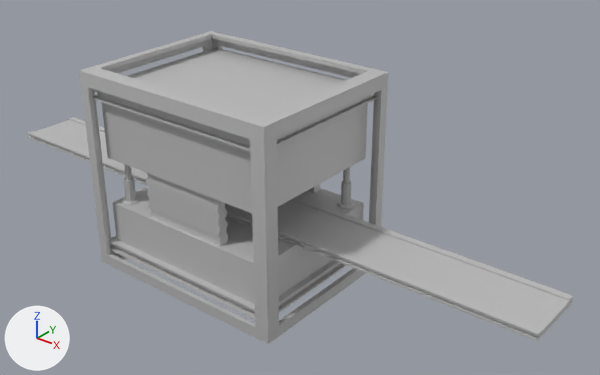
One commit to the FBX model AdamURP/Assets/01 Mesh/enviro/engine2.fbx: the scene before it, then after it.
Camera for both pictures: a camera (50 mm lens) standing at (10.79, -11.7, 9.58) and looking at (0.94, 0.62, 1.95). Lighting does not change. The marker at lower left points along +X, +Y and +Z. Where no turn or scale is listed for an object, it has been applied to the vertices.

The first picture shows 'machine_5'.
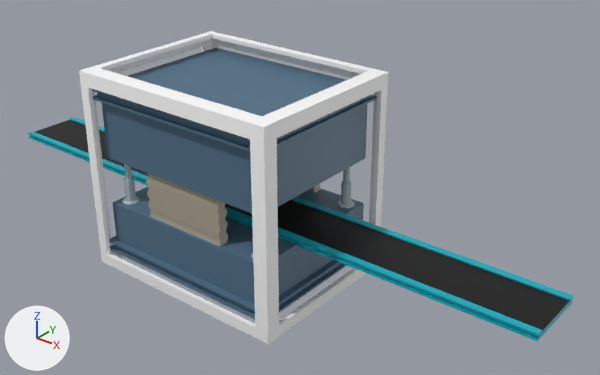
The newer file is also rescaled (x3.473), turned or shifted as a whole; pictures and numbers use the older file's frame.

What differs and where, as boxes (x1, y1, x2, y2) in the pictures (600 x 375 px):
part 1 of me_mesh, recoloured (grey to white): (79, 31, 386, 344) in both
part 2 of me_mesh, recoloured: (250, 71, 388, 344) in both
part 3 of me_mesh, recoloured (grey to blue): (128, 48, 377, 312) in both
part 4 of me_mesh, recoloured (grey to blue): (92, 89, 255, 320) in both
part 5 of me_mesh, recoloured: (146, 173, 228, 246) in both
part 6 of me_mesh, recoloured: (307, 184, 320, 193) in both
part 7 of me_mesh, recoloured: (122, 164, 140, 205) in both
part 8 of me_mesh, recoloured: (337, 167, 355, 209) in both
part 9 of me_mesh, recoloured (grey to cyan): (28, 117, 573, 341) in both
part 10 of me_mesh, recoloured (grey to black): (35, 120, 569, 331) in both

The change, as a list of edits to the scene's bpy script:
```text
Add mat_tour_modern:
    mat_tour_modern = principled_material('tour_modern')
    mat_tour_modern.base_color = (1.0, 1.0, 1.0)  # white #ffffff
Add mat_bleu_canard:
    mat_bleu_canard = principled_material('bleu_canard')
    mat_bleu_canard.base_color = (0.0793, 0.159, 0.238)  # blue #506f86
Add mat_fond:
    mat_fond = principled_material('fond')
    mat_fond.base_color = (0.0, 0.404, 0.5)  # cyan #00aabc
Add mat_blanc_bleu:
    mat_blanc_bleu = principled_material('blanc_bleu')
    mat_blanc_bleu.base_color = (0.437, 0.524, 0.563)  # light grey #b1bfc6
Add mat_cable3:
    mat_cable3 = principled_material('cable3')
    mat_cable3.base_color = (0.0, 0.0, 0.0)  # black #000000
Add mat_marron_fade:
    mat_marron_fade = principled_material('marron_fade')
    mat_marron_fade.base_color = (0.413, 0.372, 0.289)  # grey #aca492
Change me_mesh:
    where me_mesh.from_pydata(...)  # 848 vertices, 880 faces; spans x -6.89..6.89, y -1.94..1.94, z -0.09..4.44
    used by ob_machine_5; location = (0.0, 0.0, 0.0)
    me_mesh part 1: 48 of the faces centred in x -2.75..-0.28, y -1.92..1.92, z -0.07..4.42 switch from mat_lambert1 (grey #bcbcbc) to mat_tour_modern (white #ffffff)
    me_mesh part 2: 24 of the faces centred in x 1.89..2.2, y -1.92..1.92, z -0.07..4.42 switch from mat_lambert1 (grey #bcbcbc) to mat_tour_modern (white #ffffff)
    me_mesh part 3: 128 of the faces centred in x -2.55..2.0, y 0.0..1.83, z 0.3..4.05 switch from mat_lambert1 (grey #bcbcbc) to mat_bleu_canard (blue #506f86)
    me_mesh part 4: 88 of the faces centred in x -2.55..2.0, y -1.83..-1.38, z 0.3..4.05 switch from mat_lambert1 (grey #bcbcbc) to mat_bleu_canard (blue #506f86)
    me_mesh part 5: all 32 faces centred in x -1.28..0.72, y -1.62..-1.39, z 1.51..2.44 switch from mat_lambert1 (grey #bcbcbc) to mat_marron_fade (grey #aca492)
    me_mesh part 6: all 32 faces centred in x -1.28..0.72, y 1.4..1.62, z 1.51..2.44 switch from mat_lambert1 (grey #bcbcbc) to mat_marron_fade (grey #aca492)
    me_mesh part 7: all 104 faces centred in x -2.31..-1.98, y -1.55..-1.22, z 1.44..2.51 switch from mat_lambert1 (grey #bcbcbc) to mat_blanc_bleu (light grey #b0c0c6)
    me_mesh part 8: all 104 faces centred in x 1.42..1.75, y 1.22..1.55, z 1.44..2.51 switch from mat_lambert1 (grey #bcbcbc) to mat_blanc_bleu (light grey #b0c0c6)
    me_mesh part 9: 107 of the faces centred in x -6.89..6.89, y -0.75..0.85, z 1.46..1.61 switch from mat_lambert1 (grey #bcbcbc) to mat_fond (cyan #00aabc)
    me_mesh part 10: all 5 faces centred in x -4.62..4.62, y 0.05, z 1.58 switch from mat_lambert1 (grey #bcbcbc) to mat_cable3 (black #000000)
```
